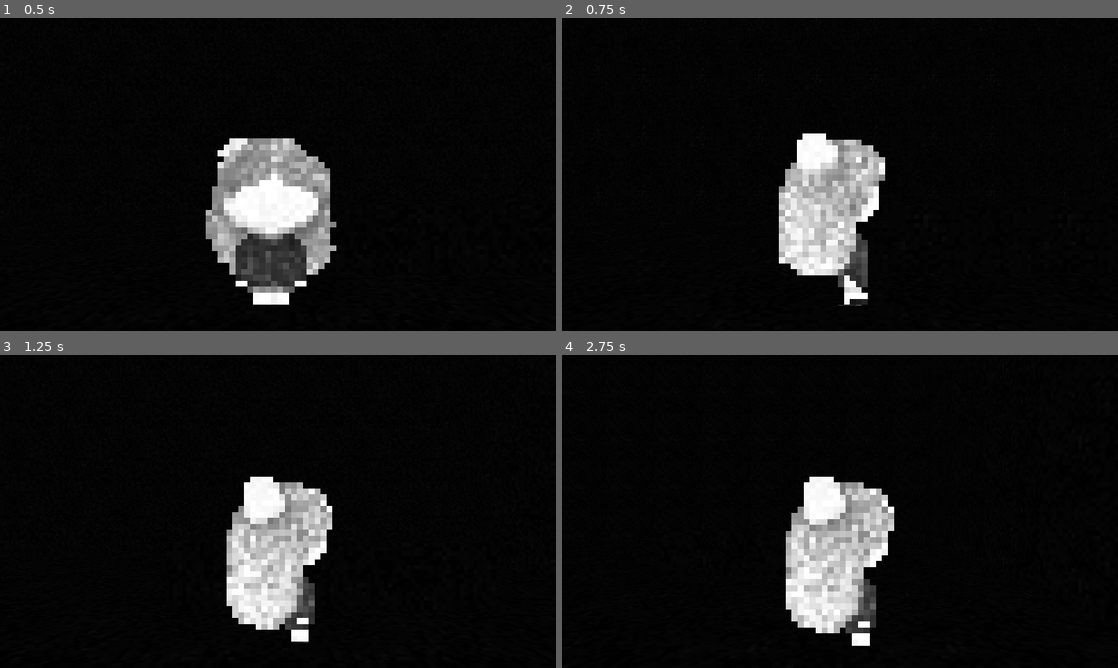
Above: before the commit, frames 1-4 (two rows, left to right).
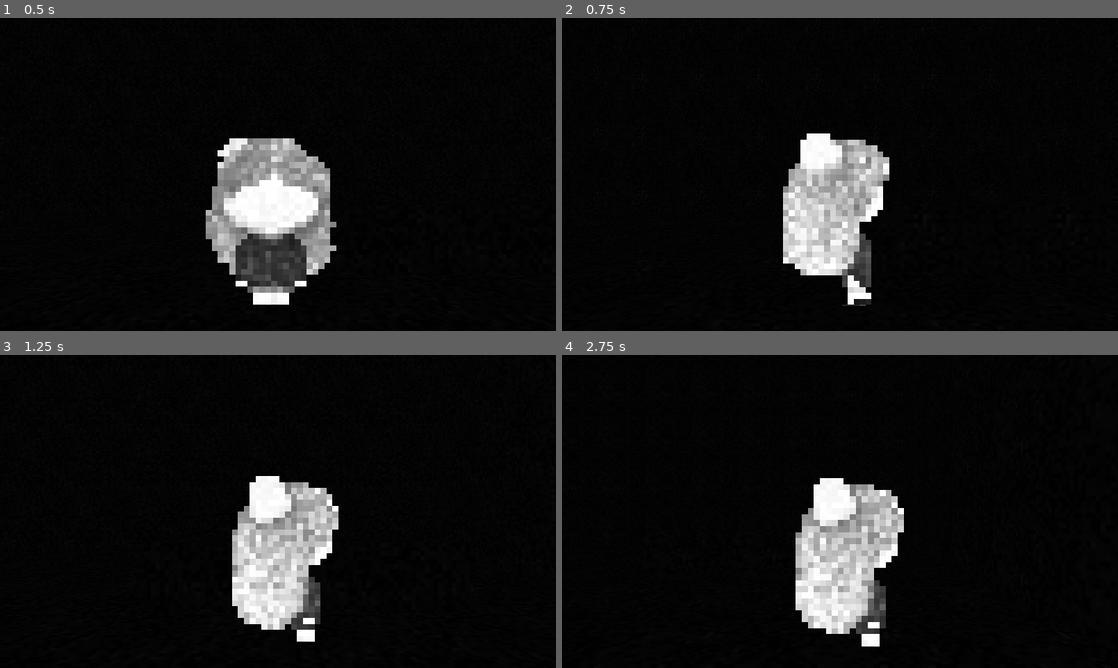
Above: after the commit, the same moments.

Repository: rybb13/LSDJAM-2023
Game: Godot game, scene res://Module/Scenes/Scene-1.tscn
Same seed, same stepped clock (60 frames per second), same inputs: the game is played once before the commit and once after it.
Inputs:
- Up to frame 1 (0.5 s): no input
- Up to frame 2 (0.75 s): hold Right (Right) from 0.53 s (still down)
- Up to frame 3 (1.25 s): keep holding Right (Right)
- Up to frame 4 (2.75 s): release Right (Right) at 1.28 s; hold Down (Down) 1.28-2.03 s; hold Right (Right) from 2.03 s (still down)

Frame 1 is identical in both runs. In frame 2, 2.9% of the frame differs, in the area x 39-59%, y 36-92%; in frame 3, 4.3%; in frame 4, 5.5%, in the area x 40-62%, y 38-94%.

Commit message:
feat: add grid-aligned movement
Player position now snaps to a grid which can be aligned with an arbitrary pixel grid to remove sub-pixel movement.

Diff:
--- a/Godot/Module/Modules/Player/Scripts/Player.gd
+++ b/Godot/Module/Modules/Player/Scripts/Player.gd
@@ -1,5 +1,6 @@
 extends CharacterBody3D
 
+@export var grid_size = 0.1
 @export var move_speed = 5.0
 @export var move_acceleration = 50.0
 @export var move_deceleration = 45.0
@@ -32,6 +33,8 @@
 	check_anim_frame()
 
 func _physics_process(delta: float):
+	#self.global_position = saved_position
+
 	apply_gravity(gravity_scale, delta)
 
 	# Get 3d direction from 2d input
@@ -40,6 +43,14 @@
 	apply_movement(move_direction, move_speed, move_acceleration, move_deceleration, delta)
 
 	move_and_slide()
+
+	var saved_velocity = self.velocity
+
+	# Snap position to 'pixel' grid
+	self.global_position.x = round(self.global_position.x / grid_size) * grid_size
+	self.global_position.z = round(self.global_position.z / grid_size) * grid_size
+
+	self.velocity = saved_velocity
 
 func has_input() -> bool:
 	return input != Vector2.ZERO
@@ -107,3 +118,10 @@
 
 	if mode == Mode.Walk and (frame == 1 or frame == 5):
 		footstep_audio.play()
+
+func align_to_grid(value: Vector3, size: float) -> Vector3:
+	return Vector3(
+			floor(value.x * size),
+			floor(value.y * size),
+			floor(value.z * size)
+	) / size
